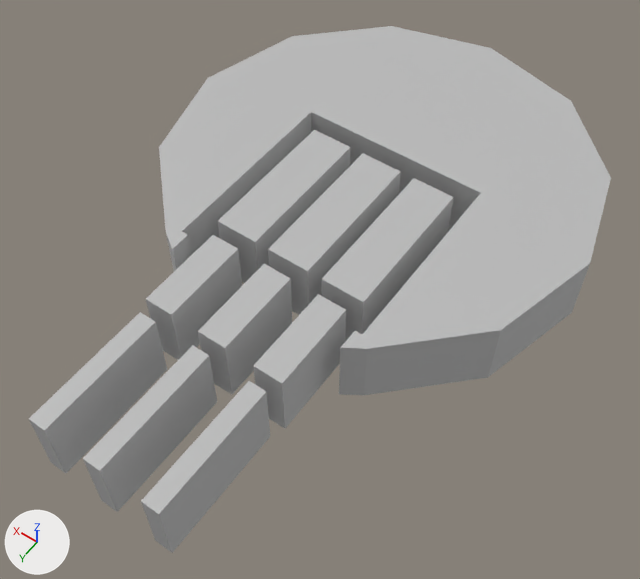
One commit to the FBX model Assets/Models/Triple_Gun_Icon.fbx: the scene before it, then after it.
Before and after are seen from a camera (50 mm lens) standing at (-0.00433, 0.00628, 0.00875) and looking at (-0.00018, 0.00048, -0.00037). The axes (+X, +Y, +Z) are drawn at lower left. The lights are the same throughout. Where no turn or scale is listed for an object, it has been applied to the vertices.

In view in the first picture: 'left_base', 'left_mid', 'left_tip', 'mid_base', 'mid_mid', 'mid_tip', 'right_base', 'right_mid', 'right_tip', 'triple_icon_disc'.
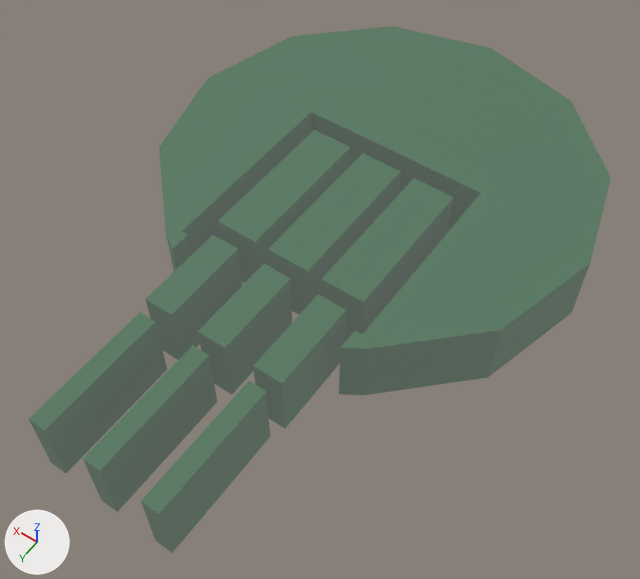
The newer file is also turned or shifted as a whole; pictures and numbers use the older file's frame.

The change, as a diff of the scene's bpy script:
```diff
--- a/Assets/Models/Triple_Gun_Icon.fbx.py
+++ b/Assets/Models/Triple_Gun_Icon.fbx.py
@@ me_mesh_007 @@
 me_mesh_007.from_pydata(...)  # 8 vertices, 6 faces; spans x -0.0006..0.0, y 0.0..0.00208, z 0.0..0.001
-me_mesh_007.materials.append(mat_lambert1)  # grey #bcbcbc
+me_mesh_007.materials.append(mat_blinn2)  # dark green #165b32
@@ me_mesh_001 @@
 me_mesh_001.from_pydata(...)  # 8 vertices, 6 faces; spans x -0.001..-0.0004, y -0.00271..-0.00063, z -0.0005..0.0005
-me_mesh_001.materials.append(mat_lambert1)  # grey #bcbcbc
+me_mesh_001.materials.append(mat_blinn2)  # dark green #165b32
@@ me_mesh_004 @@
 me_mesh_004.from_pydata(...)  # 8 vertices, 6 faces; spans x 0.0..0.0006, y 0.0..0.00208, z 0.0..0.001
-me_mesh_004.materials.append(mat_lambert1)  # grey #bcbcbc
+me_mesh_004.materials.append(mat_blinn2)  # dark green #165b32
@@ me_mesh @@
 me_mesh.from_pydata(...)  # 60 vertices, 51 faces; spans x -0.003..0.003, y -0.00419..0.00157, z -0.0005..0.0005
-me_mesh.materials.append(mat_lambert1)  # grey #bcbcbc
+me_mesh.materials.append(mat_blinn2)  # dark green #165b32
@@ me_mesh_009 @@
 me_mesh_009.from_pydata(...)  # 8 vertices, 6 faces; spans x -0.00012..0.00012, y -0.00081..0.00092, z -0.0005..0.0005
-me_mesh_009.materials.append(mat_lambert1)  # grey #bcbcbc
+me_mesh_009.materials.append(mat_blinn2)  # dark green #165b32
@@ me_mesh_003 @@
 me_mesh_003.from_pydata(...)  # 8 vertices, 6 faces; spans x -0.00012..0.00012, y -0.00081..0.00092, z -0.0005..0.0005
-me_mesh_003.materials.append(mat_lambert1)  # grey #bcbcbc
+me_mesh_003.materials.append(mat_blinn2)  # dark green #165b32
@@ me_mesh_008 @@
 me_mesh_008.from_pydata(...)  # 8 vertices, 6 faces; spans x -0.0002..0.0002, y -0.000714..0.000517, z -0.0005..0.0005
-me_mesh_008.materials.append(mat_lambert1)  # grey #bcbcbc
+me_mesh_008.materials.append(mat_blinn2)  # dark green #165b32
@@ me_mesh_002 @@
 me_mesh_002.from_pydata(...)  # 8 vertices, 6 faces; spans x -0.0002..0.0002, y -0.000714..0.000517, z -0.0005..0.0005
-me_mesh_002.materials.append(mat_lambert1)  # grey #bcbcbc
+me_mesh_002.materials.append(mat_blinn2)  # dark green #165b32
@@ me_mesh_006 @@
 me_mesh_006.from_pydata(...)  # 8 vertices, 6 faces; spans x -0.00012..0.00012, y -0.00081..0.00092, z -0.0005..0.0005
-me_mesh_006.materials.append(mat_lambert1)  # grey #bcbcbc
+me_mesh_006.materials.append(mat_blinn2)  # dark green #165b32
@@ me_mesh_005 @@
 me_mesh_005.from_pydata(...)  # 8 vertices, 6 faces; spans x -0.0002..0.0002, y -0.000714..0.000517, z -0.0005..0.0005
-me_mesh_005.materials.append(mat_lambert1)  # grey #bcbcbc
+me_mesh_005.materials.append(mat_blinn2)  # dark green #165b32
```

Pixel boxes [x1, y1, x2, y2] of what changed, in the pictures (640 x 579 px):
'triple_icon_disc', recoloured (grey to green)
    both: [159, 26, 611, 395]
'right_tip', recoloured
    both: [29, 312, 167, 473]
'left_base', recoloured
    both: [321, 178, 454, 342]
'mid_tip', recoloured
    both: [83, 345, 217, 512]
'left_tip', recoloured
    both: [141, 381, 270, 553]
'mid_base', recoloured
    both: [268, 153, 401, 315]
'right_base', recoloured
    both: [218, 130, 351, 283]
'mid_mid', recoloured
    both: [198, 264, 292, 395]
'left_mid', recoloured
    both: [253, 294, 346, 429]
'right_mid', recoloured
    both: [146, 235, 242, 360]
